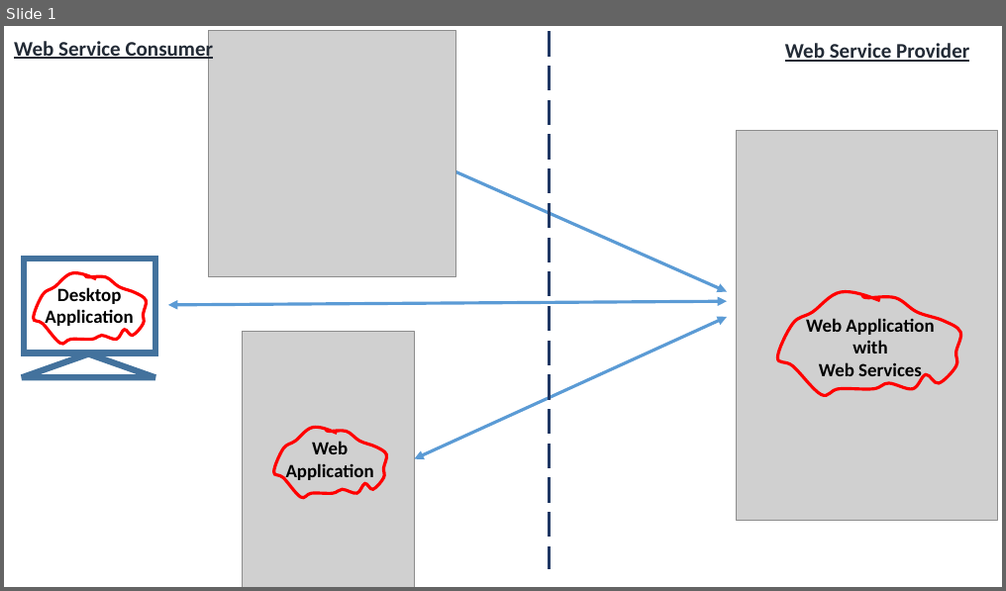
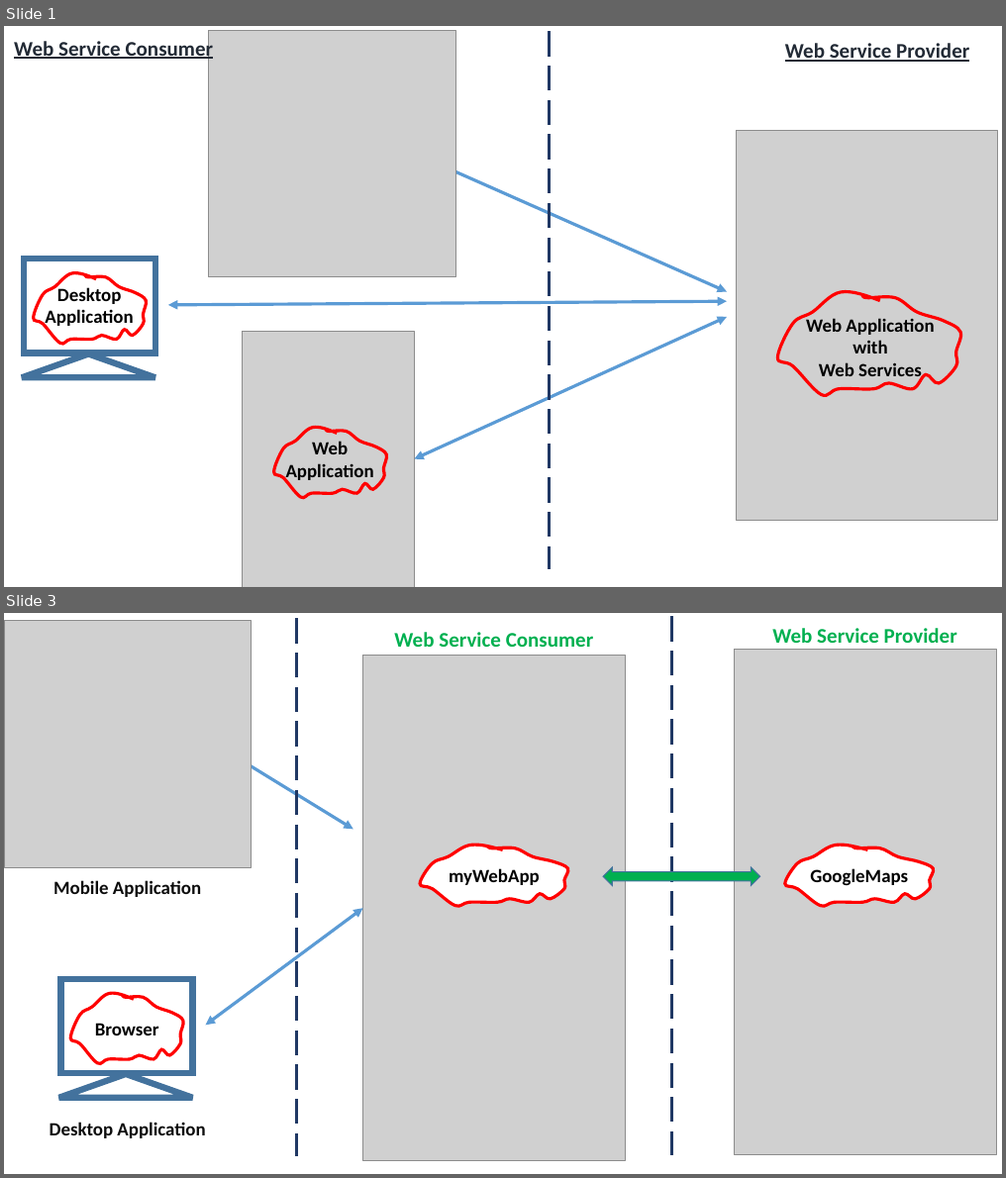
Before and after one commit to avinashv411/For-Class, a slide deck: 11. Others/A. PPTs/Webservices.pptx. Shown one above the other, each under a label of ours: slide 1 before the commit, slides 1 and 3 after it; the slides between them are not shown. The pictures are 1006x591 and 1006x1178 pixels, drawn with LibreOffice and Linux fonts; fonts in the diff are those of the drawing; grey boxes stand for pictures. Boxes give left, top, right and bottom in pixels: in the first picture for what was removed or moved away, otherwise in the second. Text is boxed around its words. In the diff, an @@ line names an element or a change of style, - is before the commit and + after.

Commit message:
Added WS PPT

```diff
--- a/11. Others/A. PPTs/Webservices.pptx
+++ b/11. Others/A. PPTs/Webservices.pptx
@@ slide 3 added at [4,613,1002,1174], background #FFFFFF @@
@@ picture added at [4,621,252,867] @@
@@ line added from (297, 618) to (297, 1157), #203864 3 pt dashed @@
@@ text added at [394,632,594,647], 20 pt, text #00B050, bold @@
+Web Service Consumer
@@ line added from (672, 616) to (672, 1155), #203864 3 pt dashed @@
@@ text added at [772,628,957,650], 20 pt, text #00B050, bold @@
+Web Service Provider
@@ picture added at [363,655,626,1161] @@
@@ picture added at [734,649,996,1155] @@
@@ double arrow added from (209, 741) to (353, 830), #5B9BD5 3 pt @@
@@ freeform shape added at [420,845,568,906], fill #FFFFFF, outline #FF0000 3 pt, 18 pt, text #000000, bold @@
+myWebApp
@@ freeform shape added at [785,845,933,906], fill #FFFFFF, outline #FF0000 3 pt, 18 pt, text #000000, bold @@
+GoogleMaps
@@ left right arrow added at [603,867,760,885], fill #00B050, outline #43739E 1 pt @@
@@ text added at [54,880,201,897], 18 pt, text #0D0D0D, bold @@
+Mobile Application
@@ double arrow added from (205, 1026) to (363, 909), #5B9BD5 3 pt @@
@@ rectangle added at [60,979,193,1073], outline #43739E 6 pt @@
@@ freeform shape added at [70,993,183,1063], outline #FF0000 3 pt @@
@@ text added at [95,1023,159,1036], 18 pt, text #000000, bold @@
+Browser
@@ triangle added at [59,1074,193,1098], outline #43739E 6 pt @@
@@ text added at [50,1122,205,1139], 18 pt, text #0D0D0D, bold @@
+Desktop Application
```
Also in this commit, not shown: 2 other slides added.
